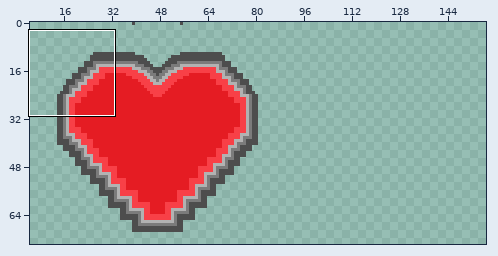
Two versions of one pixel-art file, Sprite/HUD/Heart.aseprite. The picture above shows the old version from afar; the outline marks the close-up.
Close-up. Before the commit:
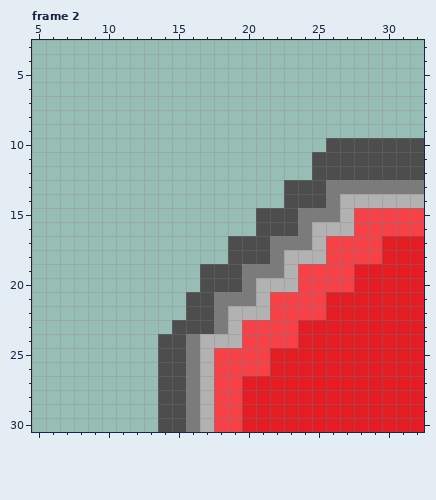
211x113 pixels, 10 frames. Colours within 5 levels of each other are drawn and written as one. Shown: frame 2: x 5..32, y 3..30. The wide view leaves out empty margins. The commit also changed other frames or places, which this record leaves out.
Once edited:
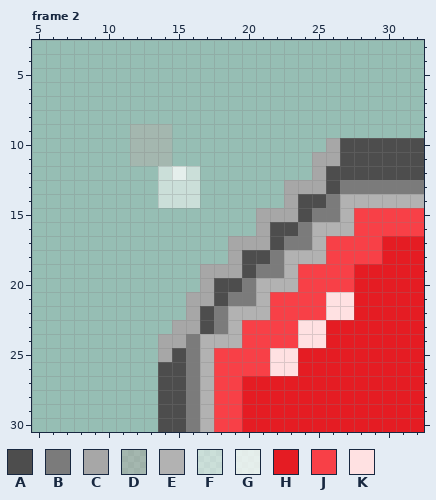
Palette (. is transparent): A #4d4d4d  B #7b7b7b  C #a7a7a7  D #b1b1aa81  E #b2b2b2  F #fffffe81  G #fffffec1  H #e51c23  J #f84047  K #ffe1e2
Log entry: Heart Animation More Frames in Animation
Diff:
layer "Layer 1" now shown
layer "Herz" added
layer "Reflekt" added
layer "Layer 2" removed
Frame 2, layers "Reflekt", "Herz", "Layer 1":
Colour B gives way to colour A in row 13 at x 26; in row 15 at x 24; in row 17 at x 22; in row 19 at x 20; in row 21 at x 18.
Colour A gives way to colour C in row 10 at x 26; in row 11 at x 25 to 26; in row 12 at x 25; in row 13 at x 23 to 25; in row 14 at x 23; in row 15 at x 21 to 23.
Colour A gives way to colour C in row 16 at x 21; in row 17 at x 19 to 21; in row 18 at x 19; in row 19 at x 17 to 19; in row 20 at x 17; in row 21 at x 16 to 17.
Colour A gives way to colour C in row 22 at x 16; in row 23 at x 15 to 16; in row 24 at x 14 to 15; in row 25 at x 14.
The edit adds colour D in rows 9 to 11 at x 12 to 14.
The edit adds colour F in row 12 at x 14 and 16; in rows 13 to 14 at x 14 to 16.
The edit adds colour G in row 12 at x 15.
Colour H gives way to colour K in rows 21 to 22 at x 26 to 27; in rows 23 to 24 at x 24 to 25; in rows 25 to 26 at x 22 to 23.
Pixel boxes of the changes (left, top, right, bottom) in both close-ups:
changed: (130, 124, 354, 376)
